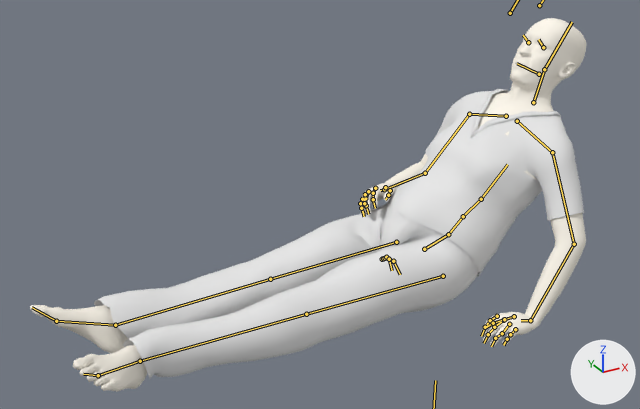
Renders of the Blender file blend/man/m1_B_GastricFeeding.blend from each side of a commit.
Camera for both pictures: a 50 mm camera at (-0.882, -1.502, 2.221) aimed at (0.344, 0.726, 1.107). Lighting does not change. The marker at lower right points along +X, +Y and +Z. Both versions are drawn at frame 1 of the action 'm0098_sit_in_bed_Idle'; the numbers are the values there. The bones that bend it are drawn over the model as lines.

In view in the first picture: 'M1:Adult_male_genitalia', 'M1:Harvey_fscrubbottoms2', 'M1:Harvey_fscrubtop2', 'M1:High-poly'.
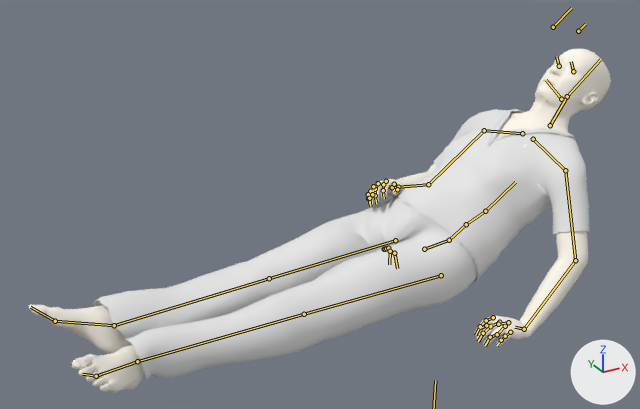
Location of each change, (x1, y1, x2, y2) in pixels of the pictures (640 x 409 px):
```json
{"object": "M1:Harvey_fscrubbottoms2", "change": "posed", "before": [94, 199, 480, 379], "after": [93, 195, 478, 380]}
{"object": "M1:Harvey_fscrubtop2", "change": "posed", "before": [389, 89, 584, 277], "after": [393, 109, 589, 282], "on screen": "8% shorter"}
{"object": "M1:Adult_male_genitalia", "change": "posed", "before": [30, 18, 587, 392], "after": [29, 49, 611, 392], "on screen": "8% shorter"}
{"object": "M1:High-poly", "change": "posed", "before": [524, 40, 544, 47], "after": [556, 62, 576, 71]}
{"bone": "pelvis", "before": "(424, 249) to (448, 234)", "after": "(424, 249) to (449, 240)"}
{"bone": "neck_01", "before": "(533, 102) to (544, 69)", "after": "(550, 125) to (567, 96)"}
```

The change, as JSON lines over the scene's bpy script:
```json
{"block": "bone_pelvis", "where": "bone_pelvis = bpy.data.objects['M1'].pose.bones['pelvis']  # child of 'Root'"}
{"op": "set", "path": "bone_pelvis.rotation_quaternion", "old": "(0.663, -0.284, -0.441, -0.529)", "new": "(0.627, -0.347, -0.384, -0.577)", "note": "degrees (11, -63, -84) -> degrees (1, -63, -86)"}
{"block": "bone_neck_01", "where": "bone_neck_01 = bpy.data.objects['M1'].pose.bones['neck_01']  # child of 'spine_03'"}
{"op": "set", "path": "bone_neck_01.rotation_quaternion", "old": "(1.0, -0.025, 0.002, 0.015)", "new": "(0.998, -0.069, 0.001, 0.013)", "note": "degrees (-3, 0, 2) -> degrees (-8, 0, 2)"}
```
